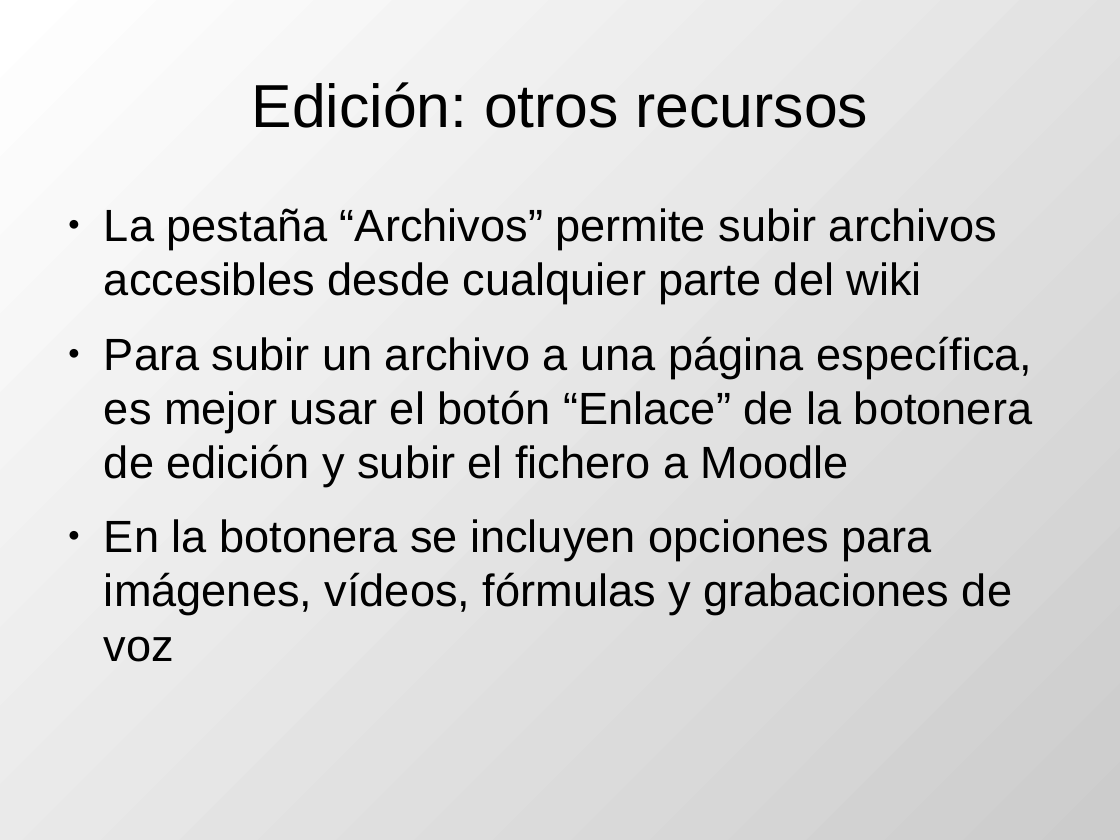
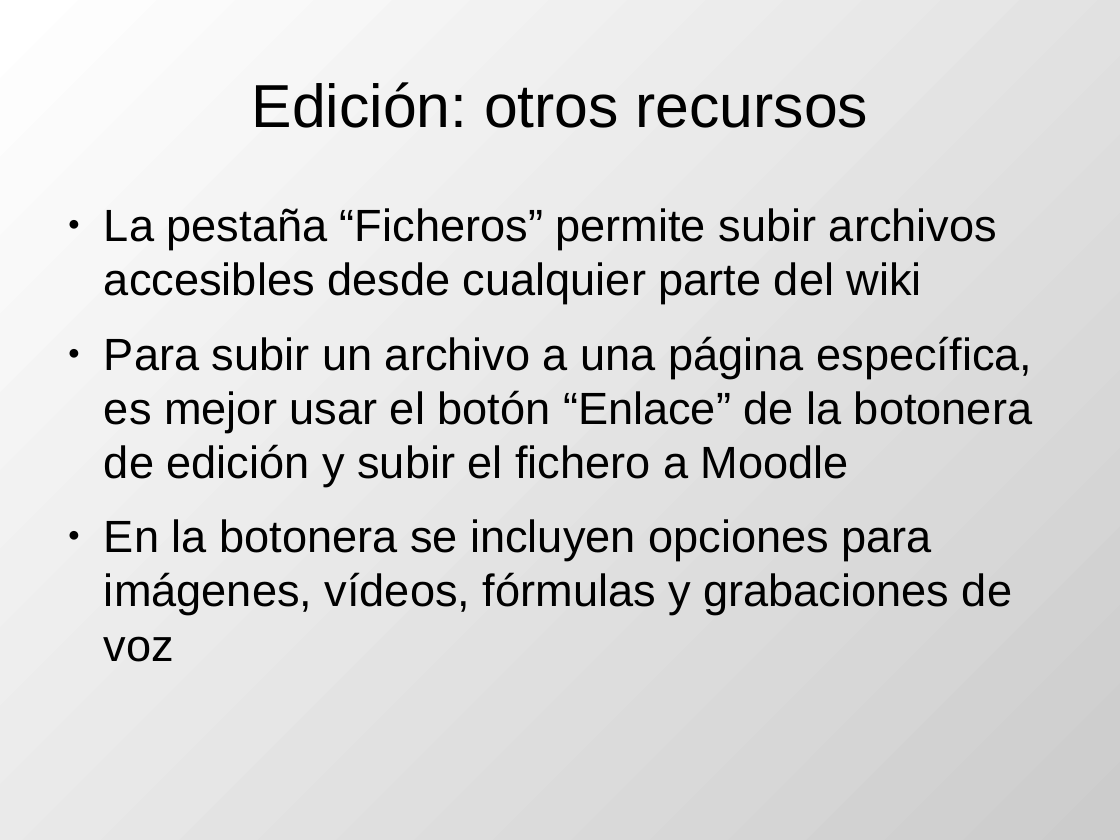
Before and after one commit to DrPantera/wikis4education, a slide deck: slide 20 of uca-2017/tema-3-WikisEnMoodle.odp (slide 24 before the commit). Drawn at 1120x840 pixels with LibreOffice and Linux fonts; fonts in the diff are those of the drawing. Boxes give left, top, right and bottom in pixels: in the first picture for what was removed or moved away, otherwise in the second. Text is boxed around its words. In the diff, an @@ line names an element or a change of style, - is before the commit and + after.

```diff
--- a/uca-2017/tema-3-WikisEnMoodle.odp
+++ b/uca-2017/tema-3-WikisEnMoodle.odp
@@ text at bbox=[104, 208, 997, 304]: text changed @@
-● La pestaña “Archivos” permite subir archivos accesibles desde cualquier parte del wiki
+● La pestaña “Ficheros” permite subir archivos accesibles desde cualquier parte del wiki
```
Also in this commit, not shown: 6 other slides changed, 4 slides removed, 7 other files.
